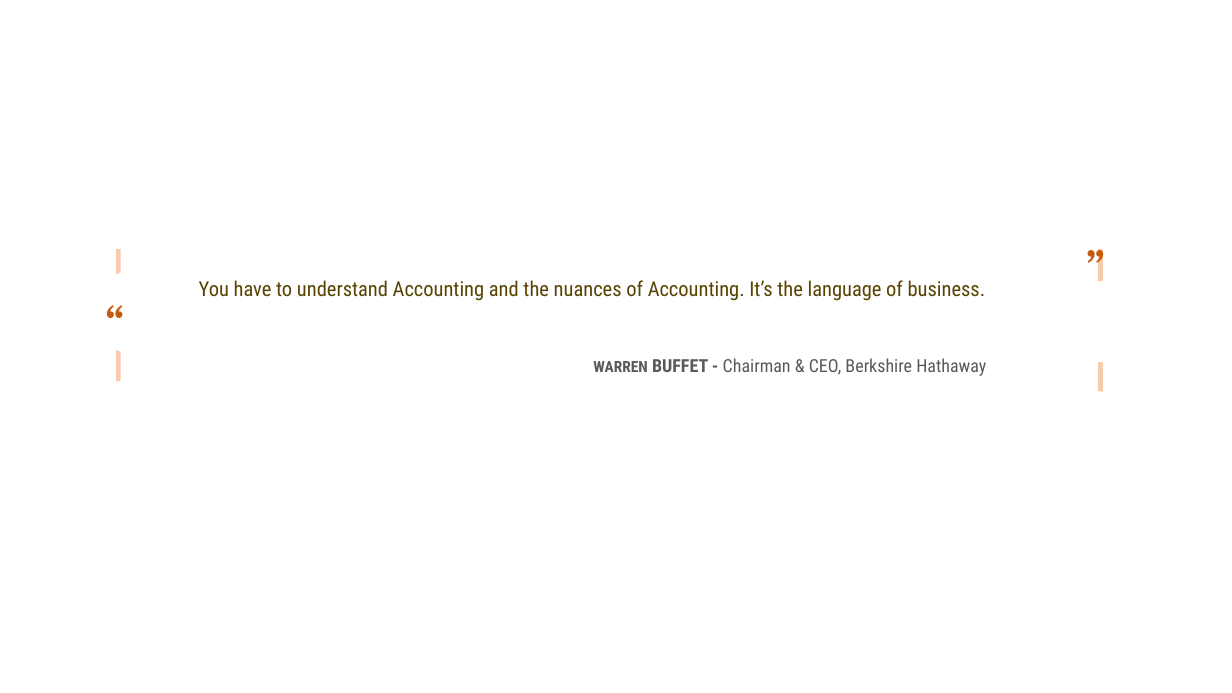
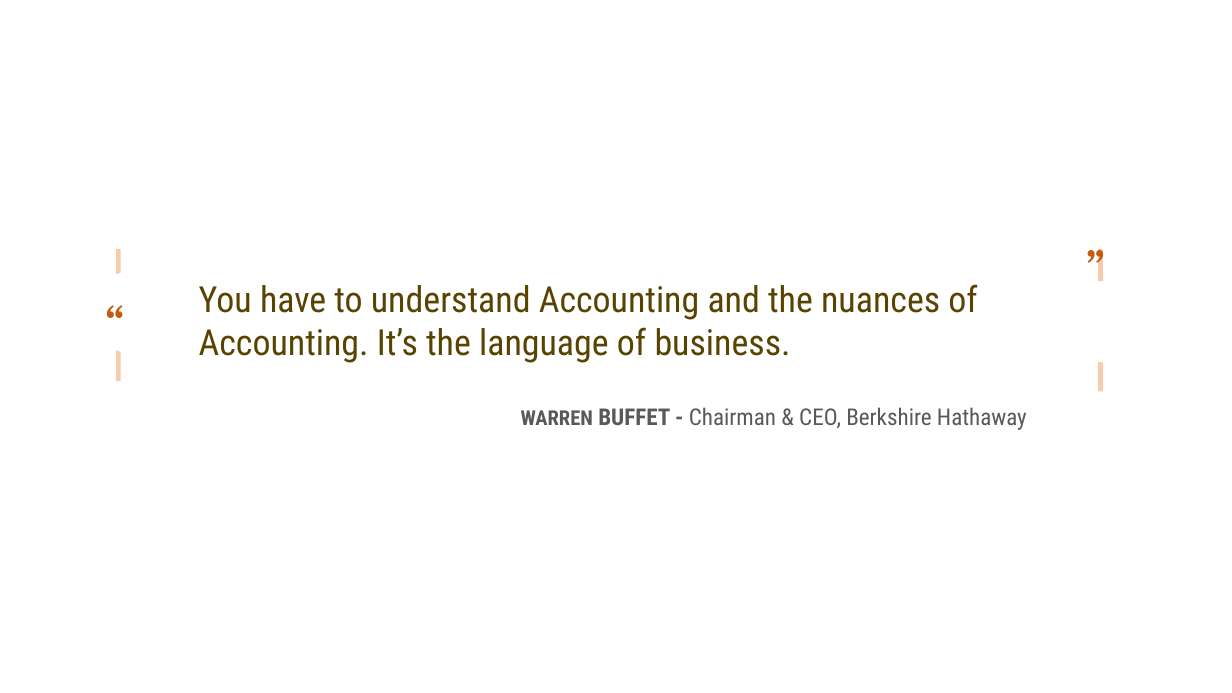
Before and after one commit to leonardodls/product-introduction-financial-accounting, a slide deck: slide 6 of assets/public/Chapter_1_Introduction_to_business_and_accounting_concepts/documents/resources/BusinessConcepts.pptx. Drawn at 1232x693 pixels with LibreOffice and Linux fonts; fonts in the diff are those of the drawing. Boxes give left, top, right and bottom in pixels: in the first picture for what was removed or moved away, otherwise in the second. Text is boxed around its words. In the diff, an @@ line names an element or a change of style, - is before the commit and + after.

```diff
--- a/assets/public/Chapter_1_Introduction_to_business_and_accounting_concepts/documents/resources/BusinessConcepts.pptx
+++ b/assets/public/Chapter_1_Introduction_to_business_and_accounting_concepts/documents/resources/BusinessConcepts.pptx
@@ text "You have to understand Accounting ..." at [199, 284, 977, 363]: size 16 to 28 pt @@
@@ text "WARREN BUFFET - Chairman & ...": place and size @@
-text "WARREN BUFFET - Chairman & ..." at [593, 358, 986, 376]
+text "WARREN BUFFET - Chairman & ..." at [521, 407, 1027, 430]
@@ text "WARREN BUFFET - Chairman & ..." at [521, 407, 1027, 430]: size 12 to 16 pt in "WARREN"; size 14 to 18 pt in "BUFFET - Chairman & CEO, Berkshire Hathaway" @@
```
Also in this commit, not shown: 2 other files.
